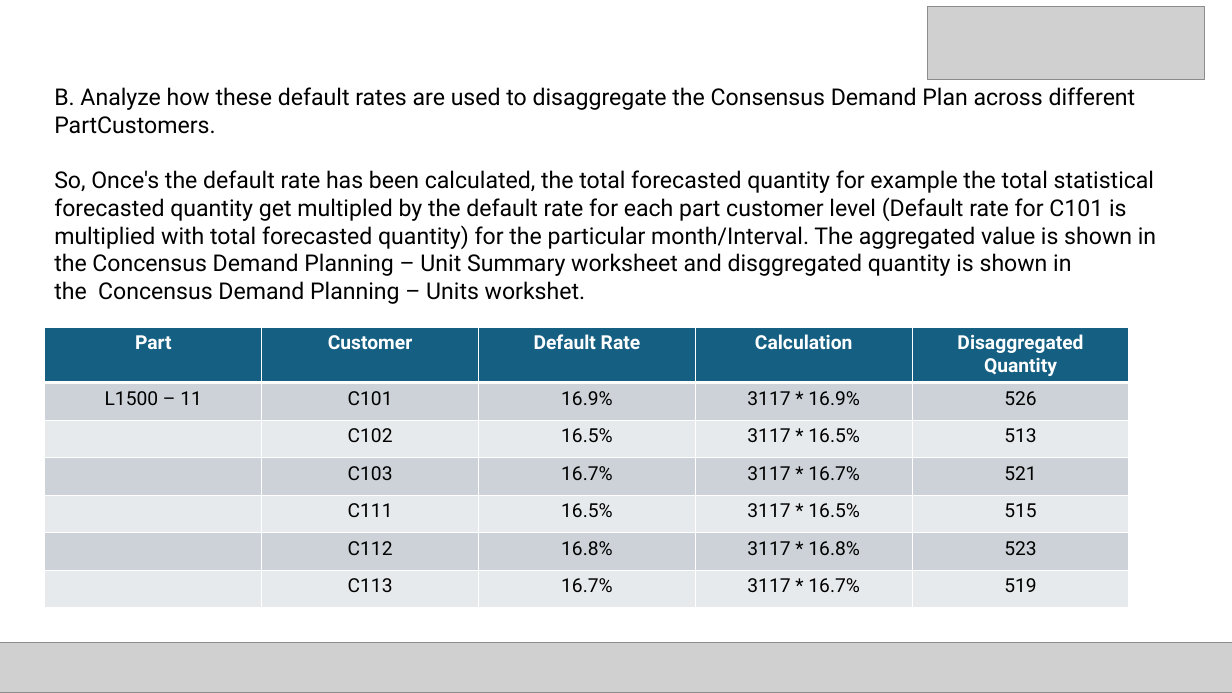
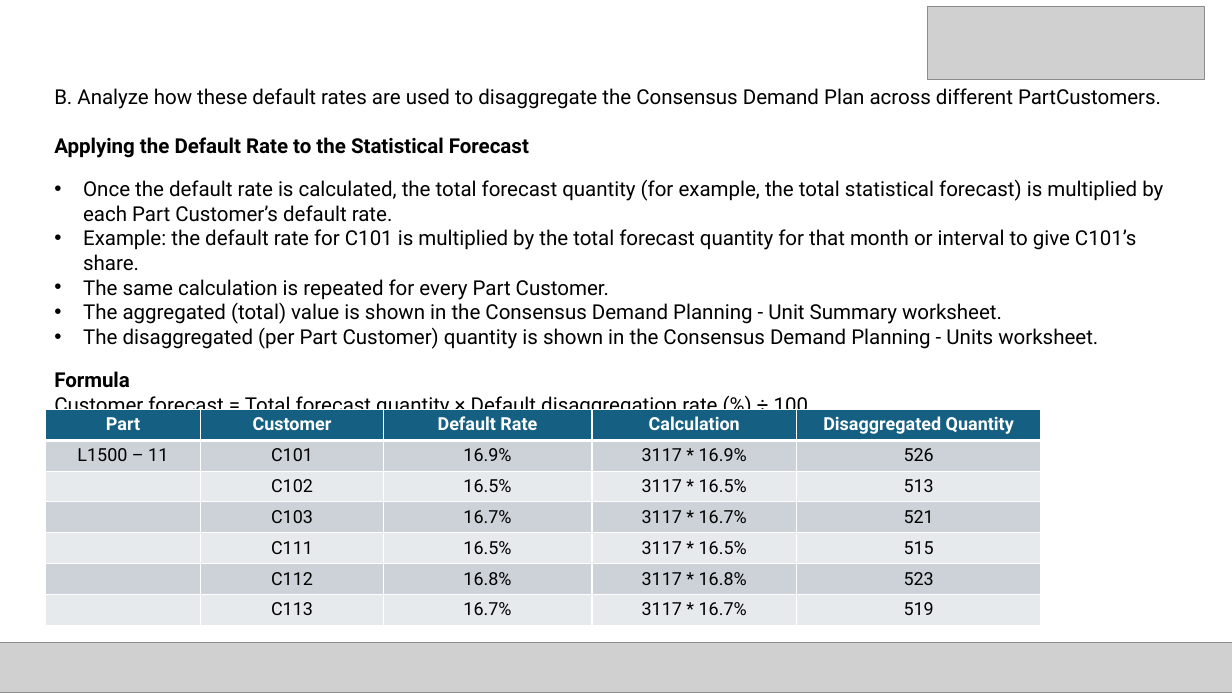
Before and after one commit to anushkundu/AI-business-report-generator, a slide deck: slide 52 of DP1 (2).pptx (slide 44 before the commit). Drawn at 1232x693 pixels with LibreOffice and Linux fonts; fonts in the diff are those of the drawing; grey boxes stand for pictures. Boxes give left, top, right and bottom in pixels: in the first picture for what was removed or moved away, otherwise in the second. Text is boxed around its words. In the diff, an @@ line names an element or a change of style, - is before the commit and + after.

```diff
--- a/DP1 (2).pptx
+++ b/DP1 (2).pptx
@@ text at <box>54,88,1161,109</box>: size 18 to 16 pt in "B. Analyze how these default rates are ..." @@
@@ text at <box>54,137,1163,418</box>: text changed; size 18 to 16 pt @@
-So, Once's the default rate has been calculated, the total forecasted quantity for example the total statistical forecasted quantity get multipled by the default rate for each part customer level (Default rate for C101 is multiplied with total forecasted quantity) for the particular month/Interval. The aggregated value is shown in the Concensus Demand Planning – Unit Summary worksheet and disggregated quantity is shown in the Concensus Demand Planning – Units workshet.
+Applying the Default Rate to the Statistical Forecast
+• Once the default rate is calculated, the total forecast quantity (for example, the total statistical forecast) is multiplied by each Part Customer’s default rate.
+• Example: the default rate for C101 is multiplied by the total forecast quantity for that month or interval to give C101’s share.
+• The same calculation is repeated for every Part Customer.
+• The aggregated (total) value is shown in the Consensus Demand Planning - Unit Summary worksheet.
+• The disaggregated (per Part Customer) quantity is shown in the Consensus Demand Planning - Units worksheet.
+Formula
+Customer forecast = Total forecast quantity × Default disaggregation rate (%) ÷ 100
@@ table at <box>45,409,1042,625</box> @@
@@ size 15 to 14 pt @@
@@ table: place and size @@
-table at <box>45,327,1131,607</box>
+table at <box>45,409,1042,625</box>
```
Also in this commit, not shown: 28 other slides changed, 10 slides added, 3 slides removed.
